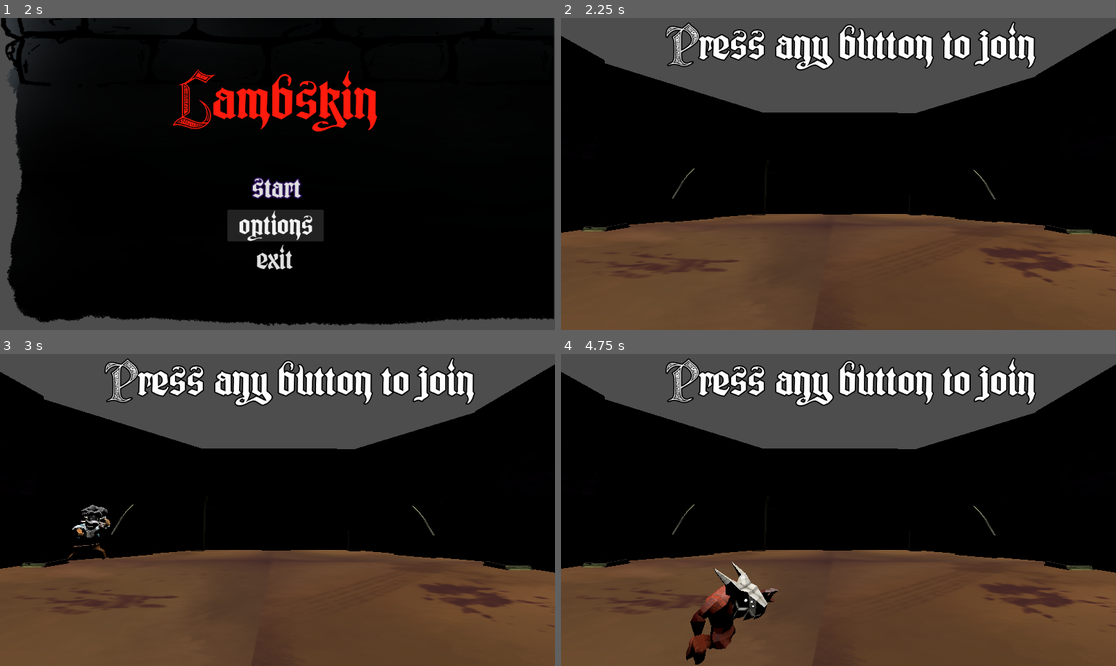
Above: before the commit, frames 1-4 (two rows, left to right).
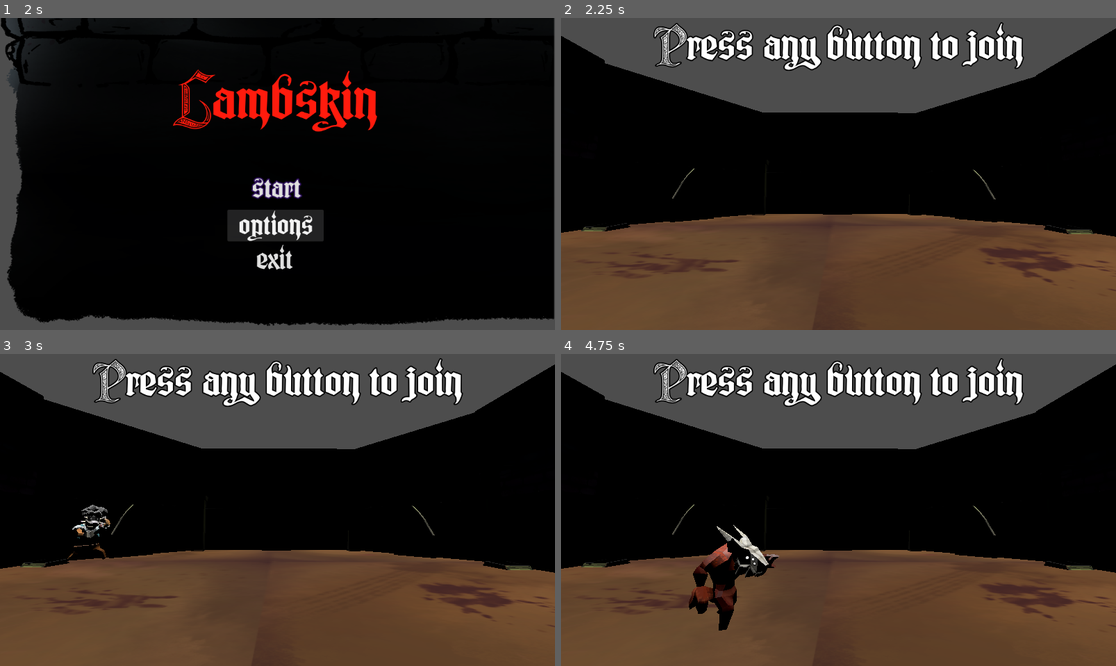
Above: after the commit, the same moments.

Repository: matias0621/Lambskin
Game: Godot game, scene res://scenes/UI/main_menu.tscn
Same seed, same stepped clock (60 frames per second), same inputs: the game is played once before the commit and once after it. The project has no main scene, so this scene is started directly.
Inputs:
- Up to frame 1 (2 s): click "options" at 0.5 s; click "return" at 1.25 s
- Up to frame 2 (2.25 s): click "start" at 2 s
- Up to frame 3 (3 s): tap Enter at 2.75 s; hold D (player_right) from 2.78 s (still down); tap P (a) at 2.85 s
- Up to frame 4 (4.75 s): tap , (b) at 3.05, 3.6, 4.55 s; release D (player_right) at 3.53 s; hold S (player_down) 3.53-4.28 s; tap P (a) at 3.8, 4.35 s; hold D (player_right) from 4.28 s (still down)

Frame 1 is identical in both runs. In frame 2, 5.1% of the frame differs, in the area x 16-86%, y 1-17%; in frame 3, 5.1%; in frame 4, 8.5%, in the area x 16-86%, y 1-100%.

Commit message:
altura del piso arreglado

Diff:
--- a/scenes/lobby/lobby.tscn
+++ b/scenes/lobby/lobby.tscn
@@ -83,7 +83,7 @@
 transform = Transform3D(2, 0, 0, 0, 2, 0, 0, 0, 2, 33.33523, 1.0092087, 74.61459)
 
 [node name="CollisionShape3D" type="CollisionShape3D" parent="Stage/StaticBody3D" unique_id=1346161461]
-transform = Transform3D(1, 0, 0, 0, 1, 0, 0, 0, 1, -0.82514954, 0.62492466, -0.036376953)
+transform = Transform3D(1, 0, 0, 0, 1, 0, 0, 0, 1, -0.82514954, 1.8931236, -0.036376953)
 shape = SubResource("BoxShape3D_o2i1r")
 
 [node name="CSGBox3D" type="CSGBox3D" parent="Stage" unique_id=848378189]
@@ -148,10 +148,10 @@
 anchor_top = 0.076000005
 anchor_right = 0.5
 anchor_bottom = 0.076000005
-offset_left = -363.0
-offset_top = -41.248005
-offset_right = 414.0
-offset_bottom = 57.751995
+offset_left = -388.0
+offset_top = -40.248005
+offset_right = 389.0
+offset_bottom = 58.751995
 theme_override_colors/font_outline_color = Color(0, 0, 0, 1)
 theme_override_constants/outline_size = 10
 theme_override_fonts/font = ExtResource("6_apkv3")
